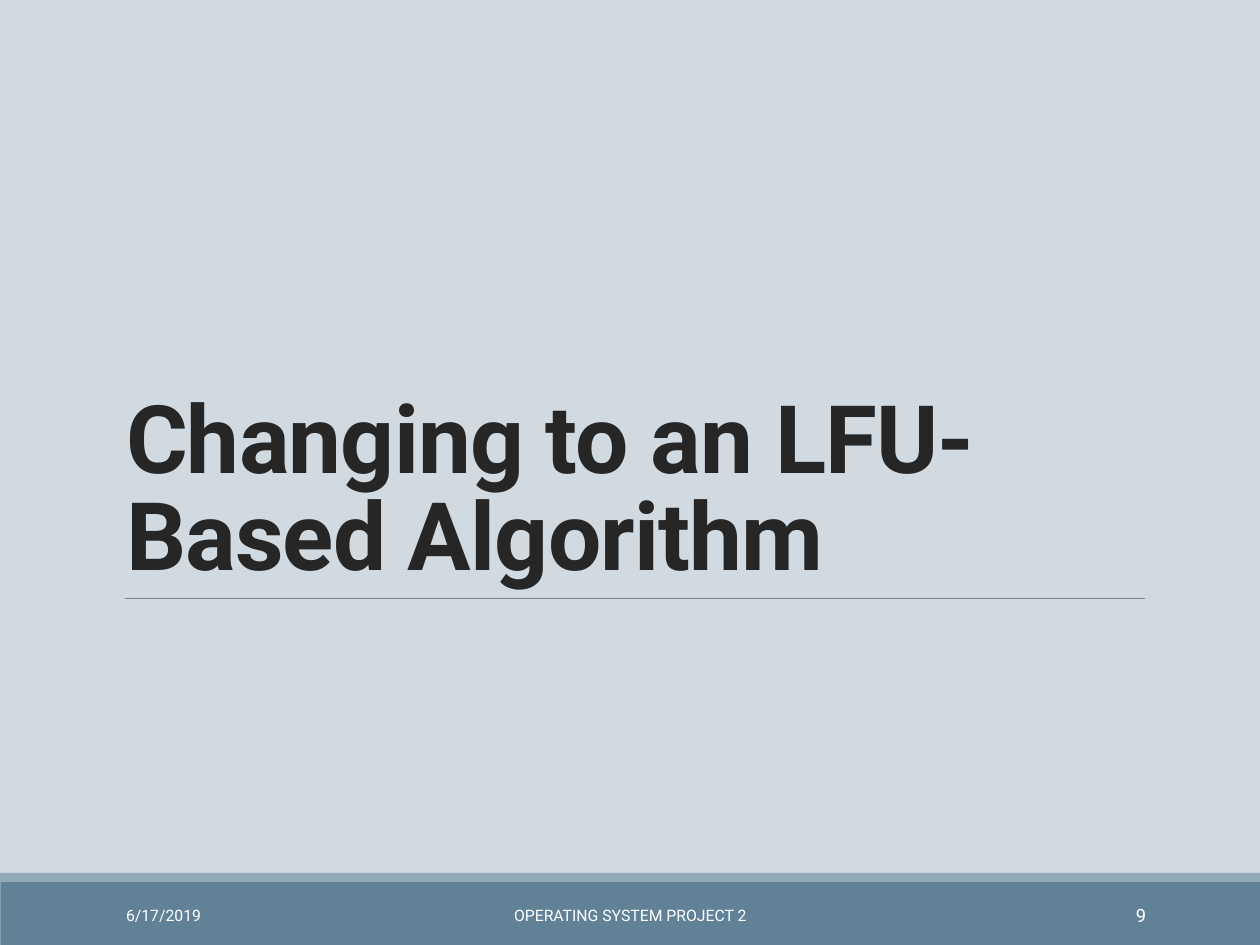
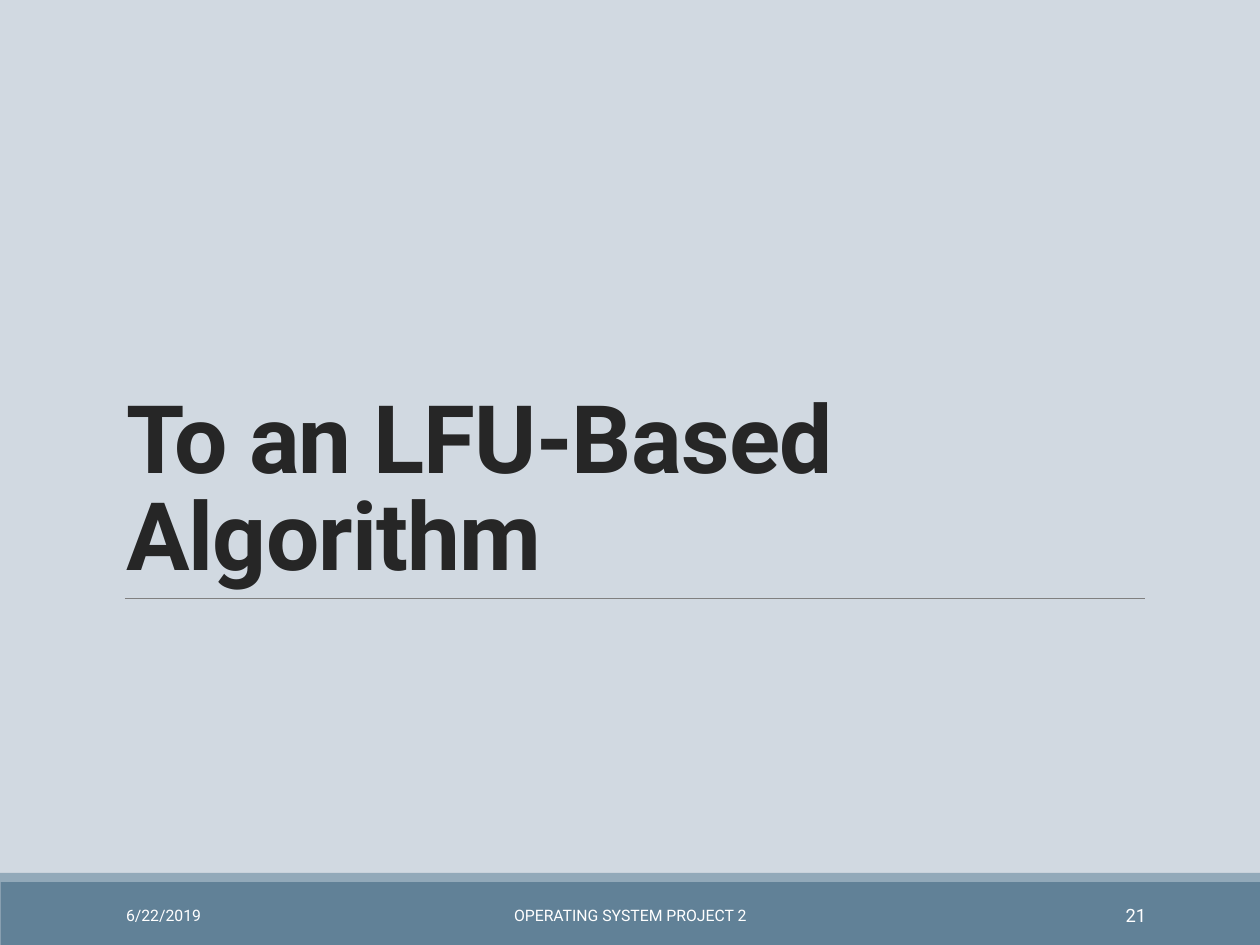
Before and after one commit to wzh99/OSProject, a slide deck: slide 21 of Project2/prj2pre.pptx (slide 9 before the commit). Drawn at 1260x945 pixels with LibreOffice and Linux fonts; fonts in the diff are those of the drawing. Boxes give left, top, right and bottom in pixels: in the first picture for what was removed or moved away, otherwise in the second. Text is boxed around its words. In the diff, an @@ line names an element or a change of style, - is before the commit and + after.

```diff
--- a/Project2/prj2pre.pptx
+++ b/Project2/prj2pre.pptx
@@ title at (126, 402, 833, 590): text changed @@
-Changing to an LFU-Based Algorithm
+To an LFU-Based Algorithm
@@ text at (126, 909, 201, 922): text changed @@
-6/17/2019
+6/22/2019
@@ page number at (1126, 909, 1147, 922): text changed @@
-9
+21
```
Also in this commit, not shown: 23 other slides changed, 9 slides added, 1 other file.
